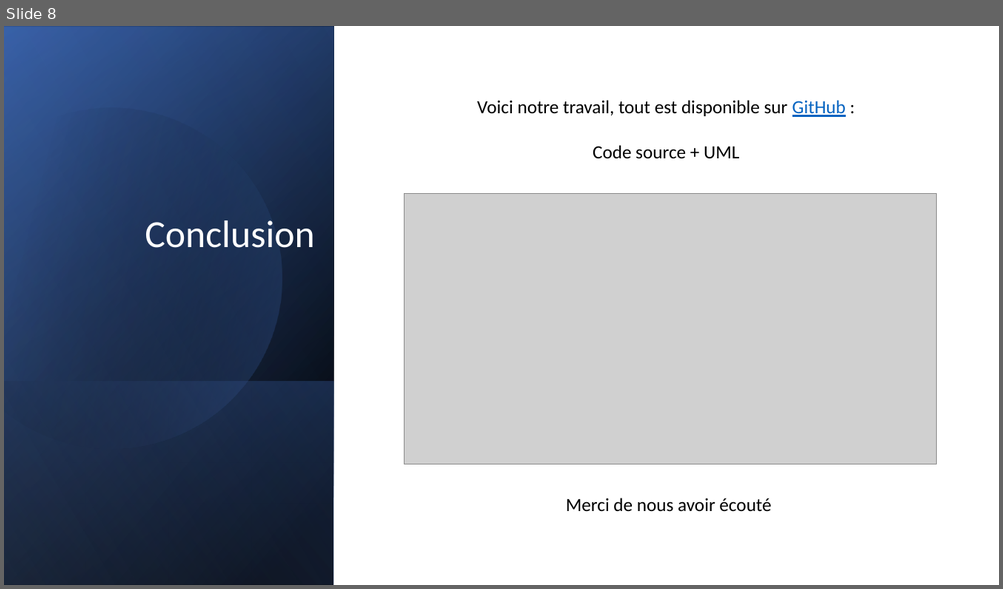
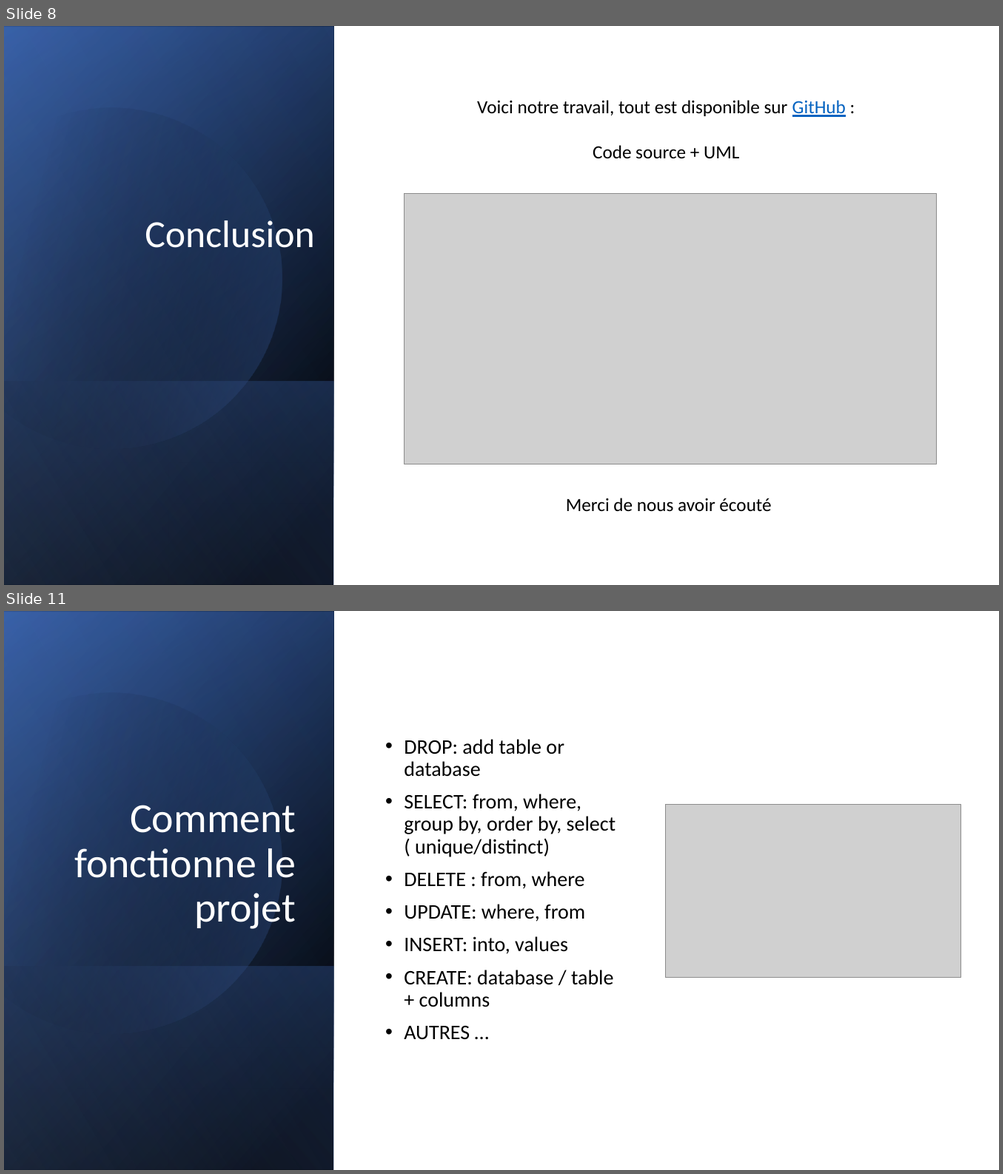
Before and after one commit to pleijan/representation-sql-java, a slide deck: Batisseur_de_requete_SQL_1.pptx. Shown one above the other, each under a label of ours: slide 8 before the commit, slides 8 and 11 after it; the slides between them are not shown. The pictures are 1003x589 and 1003x1174 pixels, drawn with LibreOffice and Linux fonts; fonts in the diff are those of the drawing; grey boxes stand for pictures. Boxes give left, top, right and bottom in pixels: in the first picture for what was removed or moved away, otherwise in the second. Text is boxed around its words. In the diff, an @@ line names an element or a change of style, - is before the commit and + after.

```diff
--- a/Batisseur_de_requete_SQL_1.pptx
+++ b/Batisseur_de_requete_SQL_1.pptx
@@ slide 11 added at [4, 611, 999, 1170], background #FFFFFF @@
@@ rectangle added at [4, 611, 334, 1170], fill gradient #000000 to #2F5597 @@
@@ rectangle added at [4, 612, 334, 1170], fill gradient #000000 to #4472C4 @@
@@ rectangle added at [4, 611, 334, 1170], fill gradient #000000 to #8FAADC @@
@@ freeform shape added at [4, 652, 323, 1068], fill gradient #000000 to #4472C4 @@
@@ text added at [404, 739, 615, 1040], 20 pt, text #000000 @@
+• DROP: add table or database
+• SELECT: from, where, group by, order by, select ( unique/distinct)
+• DELETE : from, where
+• UPDATE: where, from
+• INSERT: into, values
+• CREATE: database / table + columns
+• AUTRES …
@@ title added at [74, 805, 296, 929], 40 pt, text #FFFFFF @@
+Comment fonctionne le projet
@@ picture added at [666, 805, 961, 978] @@
@@ rectangle added at [4, 966, 334, 1170], fill gradient #4472C4 to #000000 @@
```
Also in this commit, not shown: 1 slide changed, 2 other slides added.
